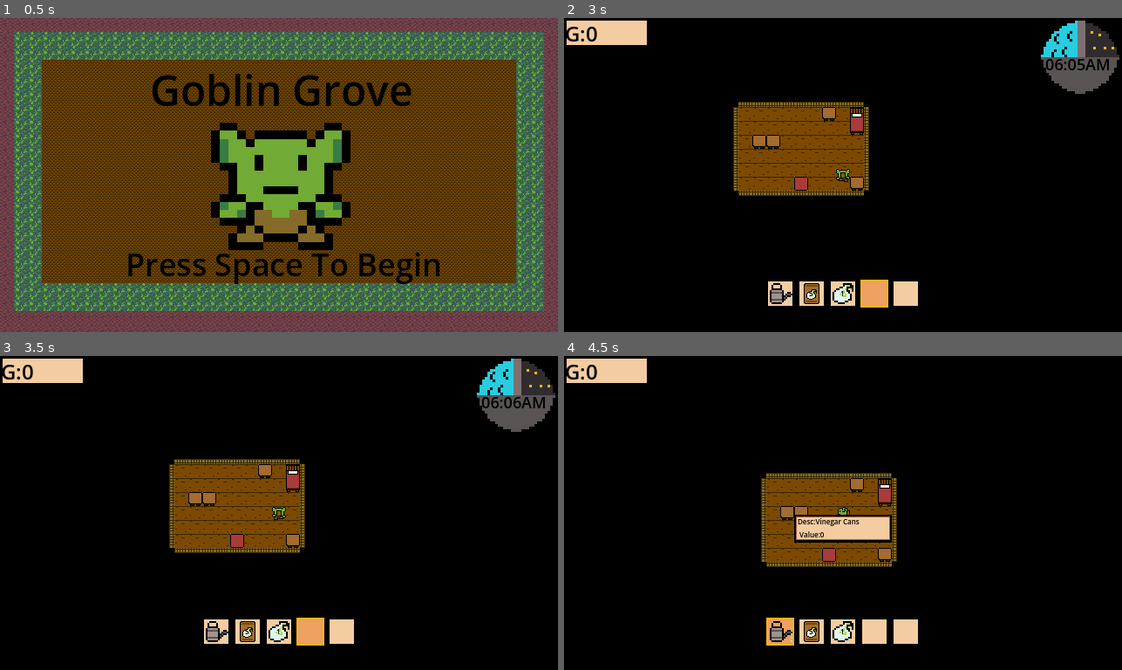
Above: before the commit, frames 1-4 (two rows, left to right).
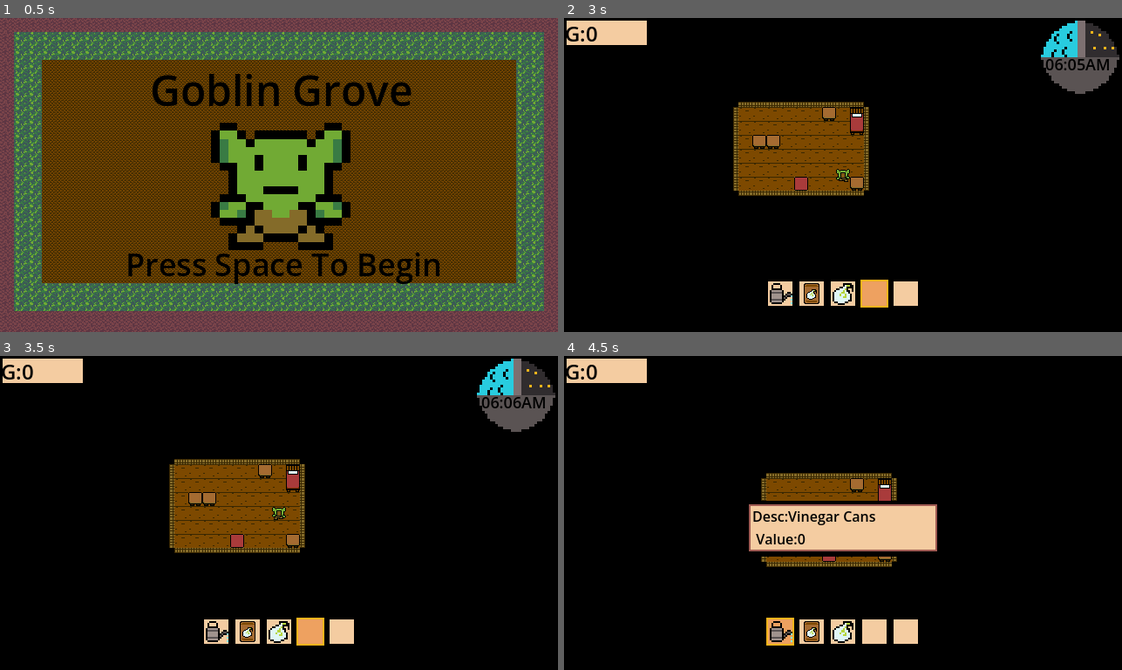
Above: after the commit, the same moments.

Repository: Seanmus/GoblinGrove
Game: Godot game, scene res://Worlds/title_screen.tscn
The game is run twice, just before and just after one commit, with the same random seed, the same clock (stepped at 60 frames per second) and the same inputs.
Inputs (mouse positions are in pixels of both pictures, inside the frame that each line leads up to):
- Up to frame 1 (0.5 s): no input
- Up to frame 2 (3 s): tap Space at 0.5 s; move the mouse to (965, 159) at 0.52 s; hold D (Right) 0.53-1.28 s; click (965, 159) at 0.6 s; move the mouse to (731, 190) at 1.27 s; hold S (Down) 1.28-2.03 s; tap 5 (five) at 1.35 s; move the mouse to (898, 105) at 2.02 s; hold D (Right) 2.03-2.78 s; tap 4 (four) at 2.1 s; move the mouse to (815, 237) at 2.77 s; hold W (Up) from 2.78 s (still down); tap K (k) at 2.85 s
- Up to frame 3 (3.5 s): keep holding W (Up)
- Up to frame 4 (4.5 s): move the mouse to (1010, 560) at 3.52 s; release W (Up) at 3.53 s; hold A (Left) from 3.53 s (still down); tap 1 (one) at 3.6 s; move the mouse to (675, 465) at 4.27 s; tap I (start) at 4.35 s

Frame 1 is identical in both runs. In frame 2, less than 0.1% of the frame differs, in the area x 43-52%, y 86-92%; in frame 3, less than 0.1%; in frame 4, 4.8%, in the area x 33-67%, y 46-92%.

Commit message:
Updated UI size for inventory desc and fixed scaling for hotbar

Diff:
--- a/Player/goblin_farmer.tscn
+++ b/Player/goblin_farmer.tscn
@@ -346,9 +346,10 @@
 [node name="Label" type="Label" parent="UI/ItemBar/ItemBox/icon" unique_id=1682737285]
 texture_filter = 1
 layout_mode = 1
-anchors_preset = 15
-anchor_right = 1.0
-anchor_bottom = 1.0
+anchors_preset = -1
+anchor_top = 1.0
+anchor_right = 1.0
+anchor_bottom = 1.375
 grow_horizontal = 2
 grow_vertical = 2
 theme_override_colors/font_color = Color(0, 0, 0, 1)
@@ -375,9 +376,10 @@
 [node name="Label" type="Label" parent="UI/ItemBar/ItemBox2/icon" unique_id=2081075437]
 texture_filter = 1
 layout_mode = 1
-anchors_preset = 15
-anchor_right = 1.0
-anchor_bottom = 1.0
+anchors_preset = -1
+anchor_top = 1.0
+anchor_right = 1.0
+anchor_bottom = 1.375
 grow_horizontal = 2
 grow_vertical = 2
 theme_override_colors/font_color = Color(0, 0, 0, 1)
@@ -397,16 +399,17 @@
 
 [node name="icon" type="TextureRect" parent="UI/ItemBar/ItemBox3" unique_id=1416836283]
 layout_mode = 0
-offset_right = 16.0
-offset_bottom = 16.0
+offset_right = 32.0
+offset_bottom = 33.0
 texture = ExtResource("5_spry5")
 
 [node name="Label" type="Label" parent="UI/ItemBar/ItemBox3/icon" unique_id=135602607]
 texture_filter = 1
 layout_mode = 1
-anchors_preset = 15
-anchor_right = 1.0
-anchor_bottom = 1.0
+anchors_preset = -1
+anchor_top = 0.969697
+anchor_right = 1.0
+anchor_bottom = 1.3333334
 grow_horizontal = 2
 grow_vertical = 2
 theme_override_colors/font_color = Color(0, 0, 0, 1)
@@ -426,15 +429,16 @@
 
 [node name="icon" type="TextureRect" parent="UI/ItemBar/ItemBox4" unique_id=134525782]
 layout_mode = 0
-offset_right = 16.0
-offset_bottom = 16.0
+offset_right = 32.0
+offset_bottom = 32.0
 
 [node name="Label" type="Label" parent="UI/ItemBar/ItemBox4/icon" unique_id=2009161734]
 texture_filter = 1
 layout_mode = 1
-anchors_preset = 15
-anchor_right = 1.0
-anchor_bottom = 1.0
+anchors_preset = -1
+anchor_top = 1.0
+anchor_right = 1.0
+anchor_bottom = 1.375
 grow_horizontal = 2
 grow_vertical = 2
 theme_override_colors/font_color = Color(0, 0, 0, 1)
@@ -454,15 +458,16 @@
 
 [node name="icon" type="TextureRect" parent="UI/ItemBar/ItemBox5" unique_id=847624871]
 layout_mode = 0
-offset_right = 16.0
-offset_bottom = 16.0
+offset_right = 32.0
+offset_bottom = 32.0
 
 [node name="Label" type="Label" parent="UI/ItemBar/ItemBox5/icon" unique_id=1619665789]
 texture_filter = 1
 layout_mode = 1
-anchors_preset = 15
-anchor_right = 1.0
-anchor_bottom = 1.0
+anchors_preset = -1
+anchor_top = 1.0
+anchor_right = 1.0
+anchor_bottom = 1.375
 grow_horizontal = 2
 grow_vertical = 2
 theme_override_colors/font_color = Color(0, 0, 0, 1)
@@ -1109,7 +1114,7 @@
 anchor_right = 0.97321427
 anchor_bottom = 0.90625
 theme_override_colors/font_color = Color(0, 0, 0, 1)
-theme_override_font_sizes/font_size = 8
+theme_override_font_sizes/font_size = 16
 text = "Desc:
 Value:"
 vertical_alignment = 1
Binary file changed: Sprites/Inventory Description.png
